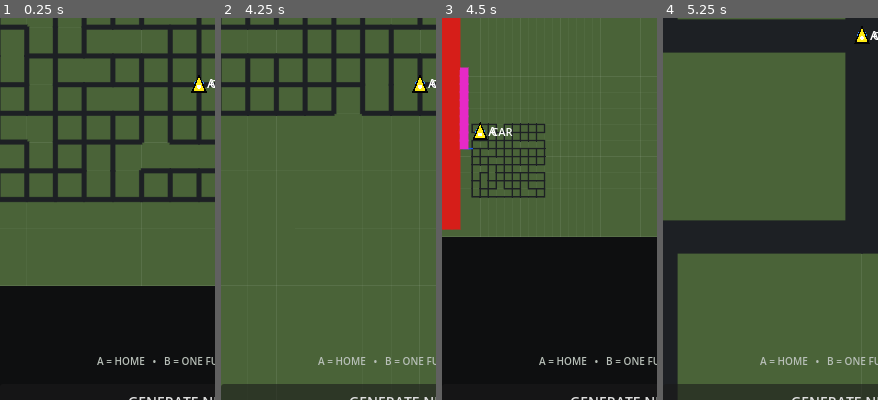
Above: before the commit, frames 1-4 (left to right).
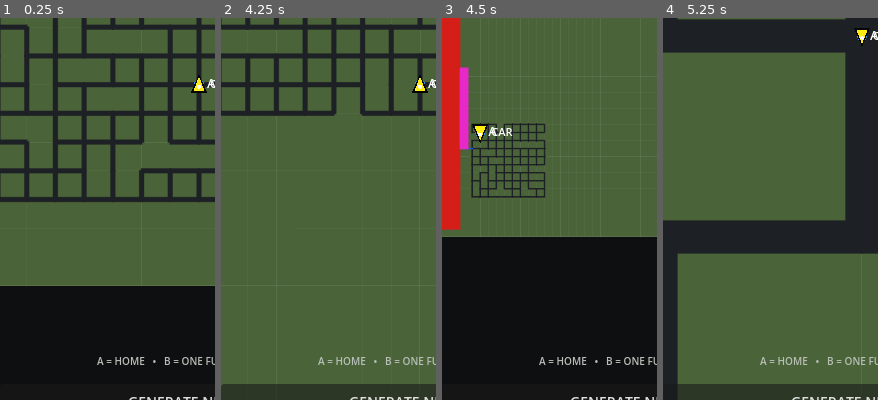
Above: after the commit, the same moments.

Repository: patrickcallahancomedy/comedian
Game: Godot game, scene res://scenes/drive/grid_world_prototype.tscn
The game is run twice, just before and just after one commit, with the same random seed, the same clock (stepped at 60 frames per second) and the same inputs. This scene is started directly instead of the project's main scene.
Inputs (mouse positions are % of the whole screen's width and height, from its top left):
- Up to frame 1 (0.25 s): no input
- Up to frame 2 (4.25 s): click "RUN" at 0.5 s; click "GENERATE NEW MAP" at 1.25 s; click "GENERATE NEW MAP" at 2 s; tap Enter (ui_accept) at 2.75, 3.02 s; move the mouse to (72, 45) at 2.77 s; hold Right 2.78-3.5 s; tap Space at 2.85 s; click (72, 45) at 2.92 s; drag from (30, 55) to (45, 70) at 3.52 s
- Up to frame 3 (4.5 s): click "WHOLE MAP" at 4.25 s
- Up to frame 4 (5.25 s): click "2 × 2 ZOOM" at 5 s
The pictures show only the part of the screen within x 4-54%, y 46-96%; the shares and areas given below are measured in that part.

Frames 1-2 are identical in both runs. In frame 3, 0.2% of the frame differs, in the area x 13-22%, y 27-33%; in frame 4, 0.2%, in the area x 88-97%, y 2-8%.

Commit message:
Orient car in top-down views

Diff:
--- a/godot/scripts/drive/grid_world_debug_car.gd
+++ b/godot/scripts/drive/grid_world_debug_car.gd
@@ -119,19 +119,28 @@
 	)
 	var radius: float = CAR_RADIUS
 
-	# Fixed upward-facing debug car. The world moves and rotates beneath it.
-	var nose := screen + Vector2(0.0, -radius - 3.0)
-	var left := screen + Vector2(-radius, radius)
-	var right := screen + Vector2(radius, radius)
-	draw_colored_polygon(
-		PackedVector2Array([nose, left, right]),
-		CAR_OUTLINE
-	)
+	var car_rotation := 0.0
+	if not map.drive_camera_enabled:
+		var forward := _current_forward_direction()
+		if forward.length_squared() > 0.0001:
+			car_rotation = Vector2.UP.angle_to(forward)
+
+	var nose_offset := Vector2(0.0, -radius - 3.0).rotated(car_rotation)
+	var left_offset := Vector2(-radius, radius).rotated(car_rotation)
+	var right_offset := Vector2(radius, radius).rotated(car_rotation)
 	draw_colored_polygon(
 		PackedVector2Array([
-			screen + Vector2(0.0, -radius),
-			screen + Vector2(-radius + 2.5, radius - 2.0),
-			screen + Vector2(radius - 2.5, radius - 2.0),
+			screen + nose_offset,
+			screen + left_offset,
+			screen + right_offset,
+		]),
+		CAR_OUTLINE
+	)
+	draw_colored_polygon(
+		PackedVector2Array([
+			screen + Vector2(0.0, -radius).rotated(car_rotation),
+			screen + Vector2(-radius + 2.5, radius - 2.0).rotated(car_rotation),
+			screen + Vector2(radius - 2.5, radius - 2.0).rotated(car_rotation),
 		]),
 		CAR_COLOR
 	)
